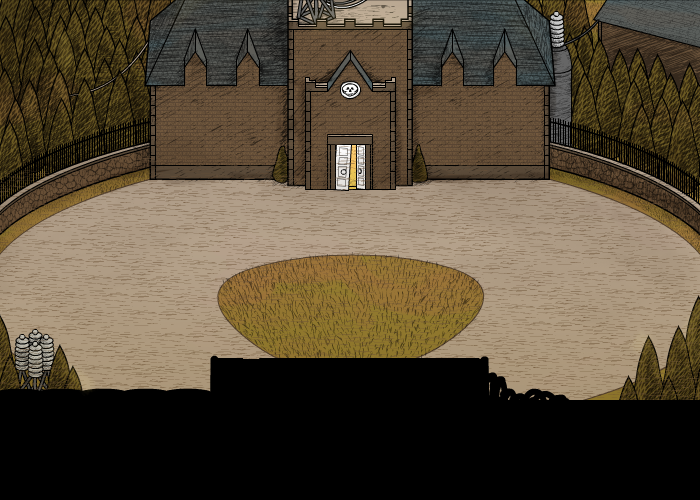
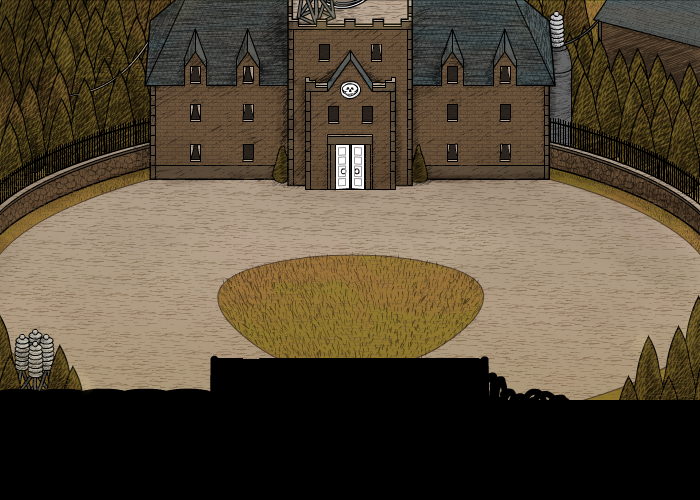
Comparing the layer stacks of the two 700 x 500 images. Changes:
added layer "Layer 3" above "Background" over [190, 0, 511, 191]
